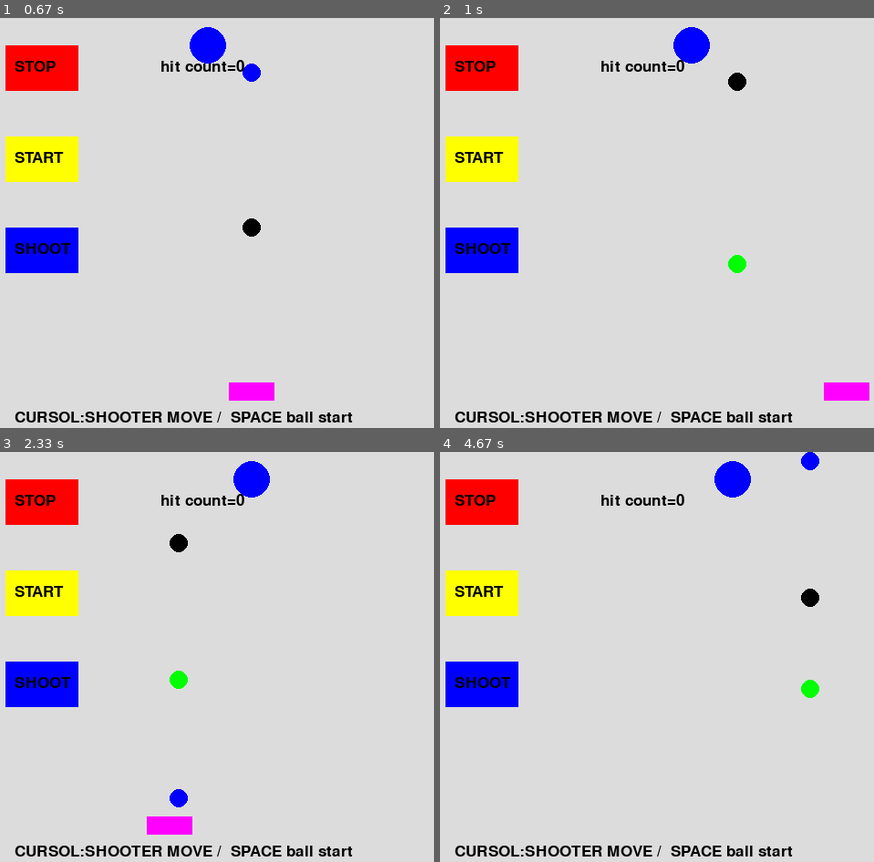
Above: before the commit, frames 1-4 (two rows, left to right).
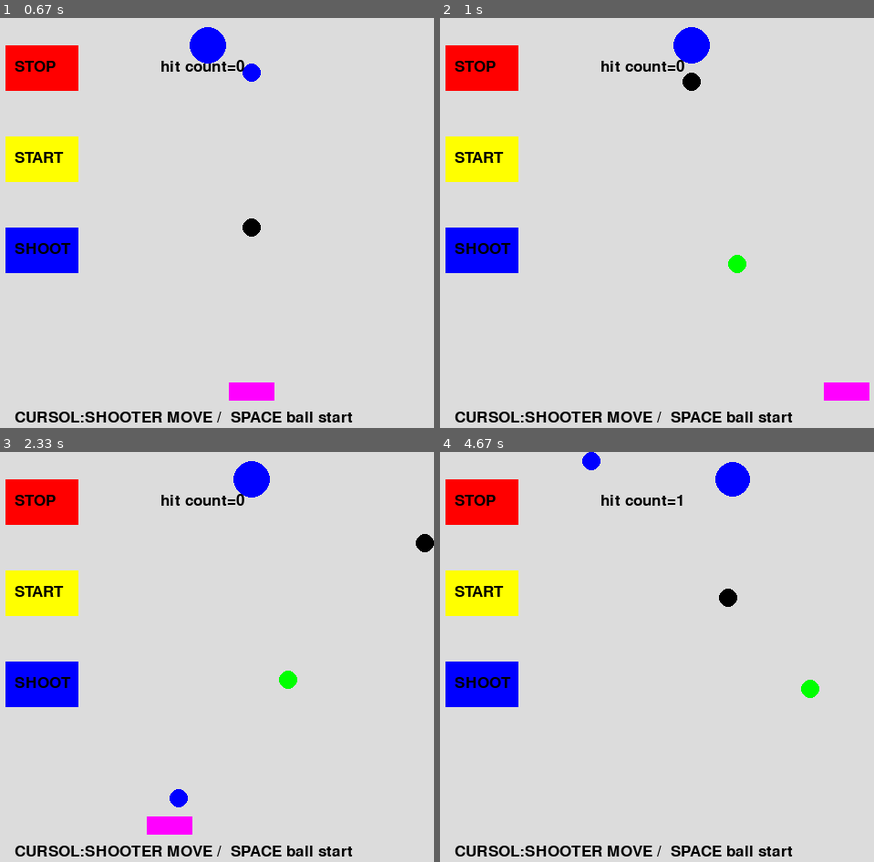
Above: after the commit, the same moments.

Repository: snc29654/pygame
Game: pygame game, started from shooting.py
Same seed, same stepped clock (60 frames per second), same inputs: the game is played once before the commit and once after it.
Inputs:
- Up to frame 1 (0.67 s): tap Space at 0.33 s
- Up to frame 2 (1 s): hold Right from 0.67 s (still down); tap Space at 0.73 s
- Up to frame 3 (2.33 s): tap Space at 1.03, 1.73, 2.03, 2.3 s; release Right at 1.13 s; hold Left 1.67-2.2 s; hold Left from 2.23 s (still down)
- Up to frame 4 (4.67 s): tap Space at 2.6, 2.73, 3.03, 3.4, 3.7, 3.9, 4.2, 4.4 s; release Left at 2.63 s; hold Right 2.67-3.3 s; hold Left 3.33-3.8 s; hold Right 3.83-4.3 s; hold Right from 4.33 s (still down)

Frame 1 is identical in both runs. In frame 2, 0.3% of the frame differs, in the area x 55-71%, y 13-18%; in frame 3, 0.6%; in frame 4, 0.7%, in the area x 32-88%, y 0-38%.

Commit message:
五月雨打ちを可能とする

Diff:
--- a/shooting.py
+++ b/shooting.py
@@ -23,7 +23,9 @@
     by2 =400
     target_size=20
     x3=300
-    bx3=300
+    bx30=300
+    bx31=300
+    bx32=300
     y3 =400
 
     hit_count=0
@@ -52,14 +54,16 @@
                 if event.key == K_RIGHT:
                     x3=x3+10
                 if event.key == K_SPACE:
-                    bx3=x3
                     if(bstate==0):
+                        bx30=x3
                         by0=400
                         bstate=1
                     elif(bstate==1):
+                        bx31=x3
                         by1=400
                         bstate=2
                     else:
+                        bx32=x3
                         by2=400
                         bstate=0
 
@@ -77,20 +81,58 @@
                     by0=400
                     stop=0
 
-        if(((bx3>(x-target_size/2))and(bx3<(x+target_size/2)))
+        if(((bx30>(x-target_size/2))and(bx30<(x+target_size/2)))
          and((by0>(y-target_size/2))and(by0<(y+target_size/2)))):
             print("hit")
             hit=1
 
-        if(((bx3>(x-target_size/2))and(bx3<(x+target_size/2)))
+        if(((bx30>(x-target_size/2))and(bx30<(x+target_size/2)))
          and((by1>(y-target_size/2))and(by1<(y+target_size/2)))):
             print("hit")
             hit=1
 
-        if(((bx3>(x-target_size/2))and(bx3<(x+target_size/2)))
+        if(((bx30>(x-target_size/2))and(bx30<(x+target_size/2)))
          and((by2>(y-target_size/2))and(by2<(y+target_size/2)))):
             print("hit")
             hit=1
+
+
+        if(((bx31>(x-target_size/2))and(bx31<(x+target_size/2)))
+         and((by0>(y-target_size/2))and(by0<(y+target_size/2)))):
+            print("hit")
+            hit=1
+
+        if(((bx31>(x-target_size/2))and(bx31<(x+target_size/2)))
+         and((by1>(y-target_size/2))and(by1<(y+target_size/2)))):
+            print("hit")
+            hit=1
+
+        if(((bx31>(x-target_size/2))and(bx31<(x+target_size/2)))
+         and((by2>(y-target_size/2))and(by2<(y+target_size/2)))):
+            print("hit")
+            hit=1
+
+
+
+
+        if(((bx32>(x-target_size/2))and(bx32<(x+target_size/2)))
+         and((by0>(y-target_size/2))and(by0<(y+target_size/2)))):
+            print("hit")
+            hit=1
+
+        if(((bx32>(x-target_size/2))and(bx32<(x+target_size/2)))
+         and((by1>(y-target_size/2))and(by1<(y+target_size/2)))):
+            print("hit")
+            hit=1
+
+        if(((bx32>(x-target_size/2))and(bx32<(x+target_size/2)))
+         and((by2>(y-target_size/2))and(by2<(y+target_size/2)))):
+            print("hit")
+            hit=1
+
+
+
+
 
 
         main_surface.fill((220, 220, 220))
@@ -117,9 +159,9 @@
 
         pygame.draw.circle(main_surface, (0,0,255), (x, y), target_size)
 
-        pygame.draw.circle(main_surface, (0,0,0), (bx3, by0), 10)
-        pygame.draw.circle(main_surface, (0,255,0), (bx3, by1), 10)
-        pygame.draw.circle(main_surface, (0,0,255), (bx3, by2), 10)
+        pygame.draw.circle(main_surface, (0,0,0), (bx30, by0), 10)
+        pygame.draw.circle(main_surface, (0,255,0), (bx31, by1), 10)
+        pygame.draw.circle(main_surface, (0,0,255), (bx32, by2), 10)
 
         #pygame.draw.circle(main_surface, (255,0,255), (x3, y3), 20)
 
